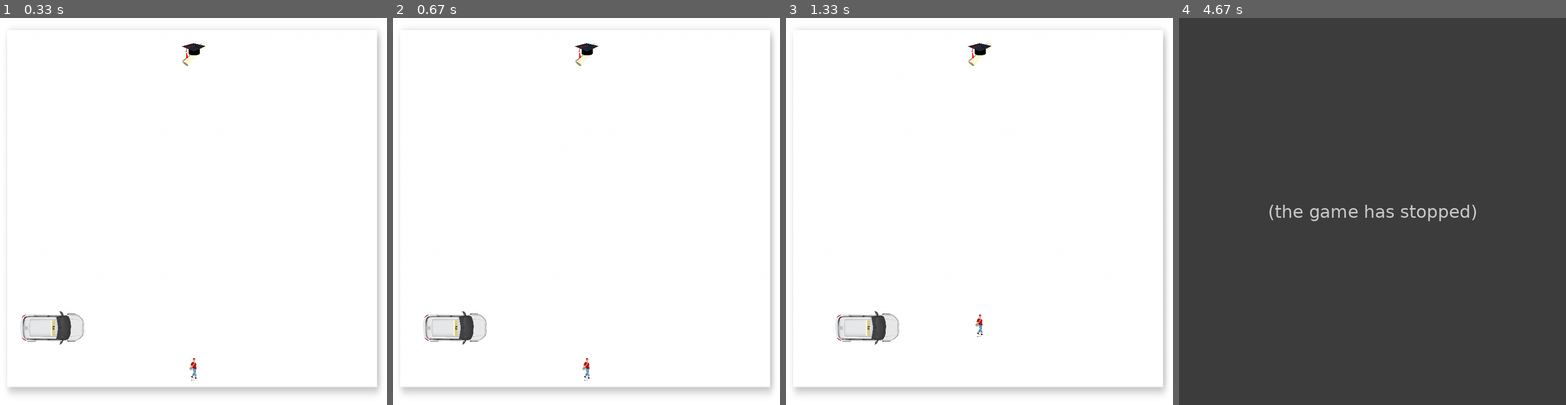
Above: before the commit, frames 1-4 (left to right).
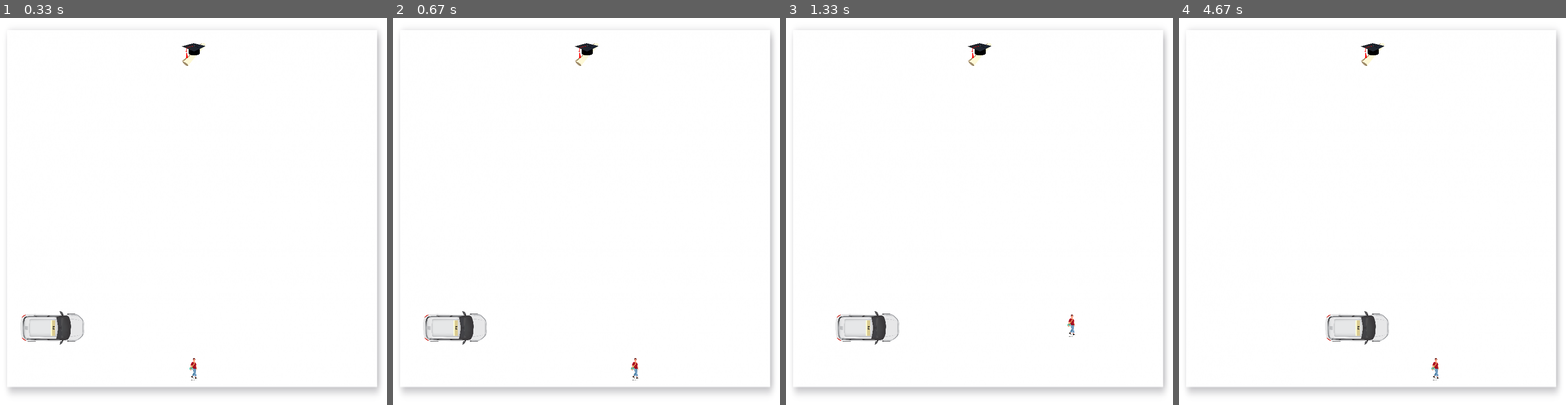
Above: after the commit, the same moments.

Repository: lorenabas/projetofinal.pygame
Game: pygame game, started from PyGame.py
The game is run twice, just before and just after one commit, with the same random seed, the same clock (stepped at 60 frames per second) and the same inputs.
Inputs:
- Up to frame 1 (0.33 s): no input
- Up to frame 2 (0.67 s): hold Right from 0.33 s (still down)
- Up to frame 3 (1.33 s): release Right at 0.8 s; hold Up 0.83-1.13 s; hold Right from 1.17 s (still down)
- Up to frame 4 (4.67 s): release Right at 1.63 s; hold Left 1.67-2.2 s; hold Down 2.23-2.53 s; hold Left 2.57-2.97 s; hold Up 3-3.37 s; hold Right 3.4-4.03 s; hold Down 4.07-4.43 s; hold Left from 4.47 s (still down)

Frame 1 is identical in both runs. In frame 2, 0.1% of the frame differs, in the area x 49-64%, y 87-94%; in frame 3, 0.1%; in frame 4, 100%, in the area x 0-100%, y 0-100%.
Before the commit the program exited at 4.55 s; later frames show no game.

Commit message:
Mover lados

Diff:
--- a/PyGame.py
+++ b/PyGame.py
@@ -97,6 +97,7 @@
         game_over = False
         ganhou = False
         direction = 0
+        direction2 = 0
 
         player_character = PlayerCharacter('personagem_m.png', 375, 700, 50, 50)
         carro_0 = CarroCharacter('carro_pi.png', 20, 600, 140, 80)
@@ -128,10 +129,18 @@
                     # Mexe para baixo se a seta para baixo está sendo apertada
                     elif event.key == pygame.K_DOWN:
                         direction = -1
+                    # Mexe para direira se a seta para cima está sendo apertada
+                    if event.key == pygame.K_RIGHT:
+                        direction2 = -1
+                    # Mexe para esquerda se a seta para baixo está sendo apertada
+                    elif event.key == pygame.K_LEFT:
+                        direction2 = 1
                 # Verifica quando a tecla deixa é solta
                 elif event.type == pygame.KEYUP:
                     if event.key == pygame.K_UP or event.key == pygame.K_DOWN:
                         direction = 0
+                    if event.key == pygame.K_RIGHT or event.key == pygame.K_LEFT:
+                        direction2 = 0
                 print(event)
 
 
@@ -146,6 +155,7 @@
 
             # muda a posição do jogador
             player_character.movimento(direction, self.largura)
+            player_character.movimento2(direction2, self.largura)
             # coloca o jogador na nova posição
             player_character.draw(self.game_screen)
 
@@ -244,6 +254,7 @@
     def __init__(self, image_path, x, y, largura, altura):
         super().__init__(image_path, x, y, largura, altura)
 
+
     # Função para mexer a personagem - vai para cima se a direção > 0, e para baixo se a direção for < 0
     def movimento(self, direction, max_altura):
         if direction > 0:
@@ -254,6 +265,20 @@
         # Verifica que a personagem não sai da tela
         if self.y_pos >= max_altura - 40:
             self.y_pos = max_altura -40
+
+    # Função para mexer a personagem - vai para cima se a direção > 0, e para baixo se a direção for < 0
+    def movimento2(self, direction2, max_largura):
+        if direction2 > 0:
+            self.x_pos -= self.SPEED
+        elif direction2 < 0:
+            self.x_pos += self.SPEED
+
+        # Verifica que a personagem não sai da tela
+        if self.x_pos >= max_largura - 40:
+            self.x_pos = max_largura -40
+
+
+
 
     # Retorna que não houve colisão (False) se as posições x e y não se sobrepuserem
     # Retorna que houve colisão (True) se as posições x e y se sobrepuserem
